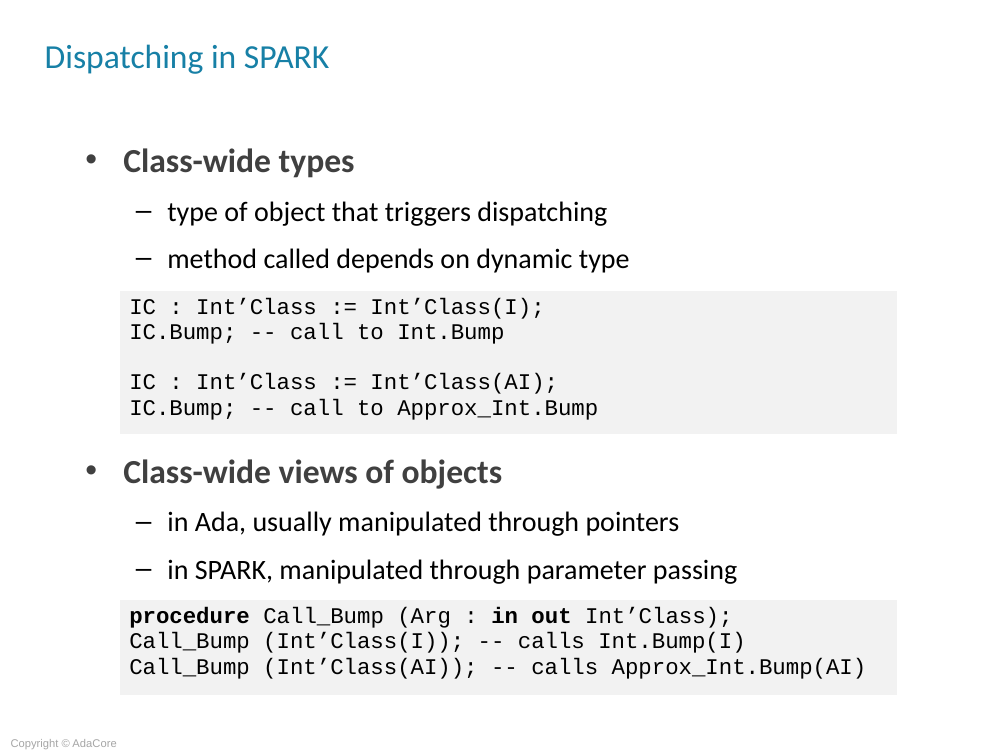
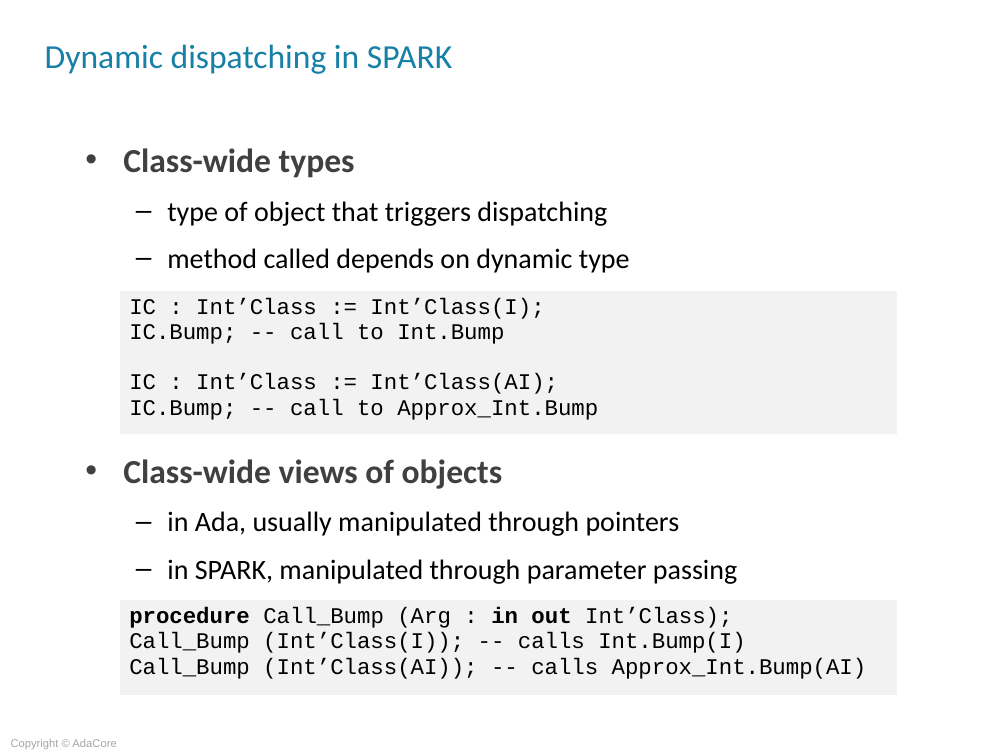
Before and after one commit to AdaCoreU/Courses, a slide deck: slide 6 of lectures/07_Advanced_SPARK/03_Object_Oriented_Programming/Slides/03_Object_Oriented_Programming.ppt. Drawn at 1008x756 pixels with LibreOffice and Linux fonts; fonts in the diff are those of the drawing; background and template pictures are left out. Boxes give left, top, right and bottom in pixels: in the first picture for what was removed or moved away, otherwise in the second. Text is boxed around its words. In the diff, an @@ line names an element or a change of style, - is before the commit and + after.

```diff
--- a/lectures/07_Advanced_SPARK/03_Object_Oriented_Programming/Slides/03_Object_Oriented_Programming.ppt
+++ b/lectures/07_Advanced_SPARK/03_Object_Oriented_Programming/Slides/03_Object_Oriented_Programming.ppt
@@ title at (45, 44, 452, 74): text changed @@
-Dispatching in SPARK
+Dynamic dispatching in SPARK
```
Also in this commit, not shown: 7 other slides changed.
